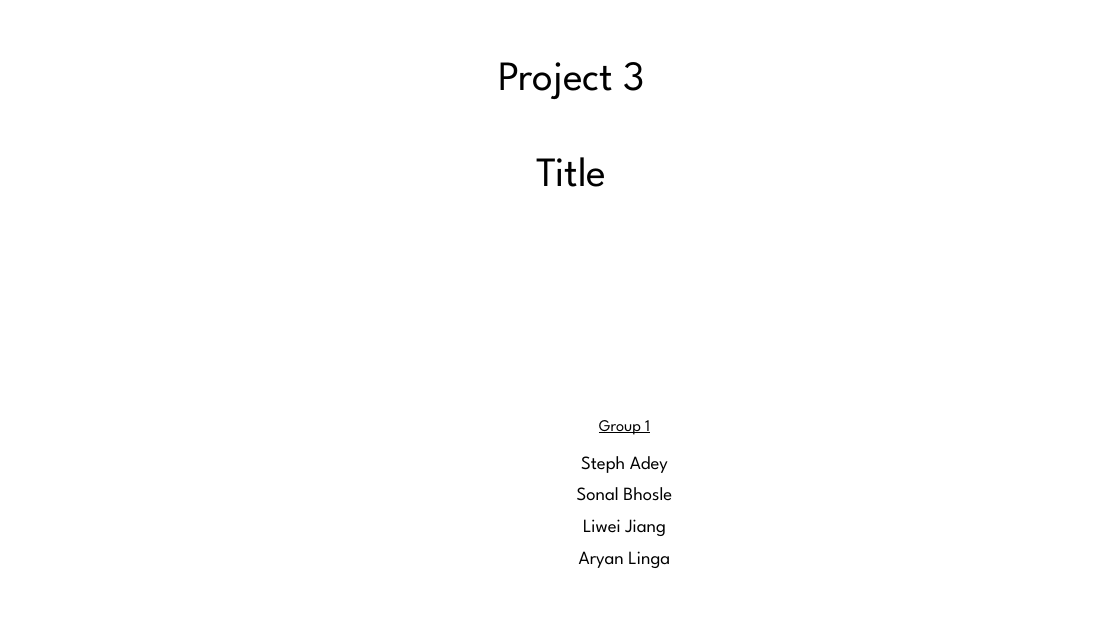
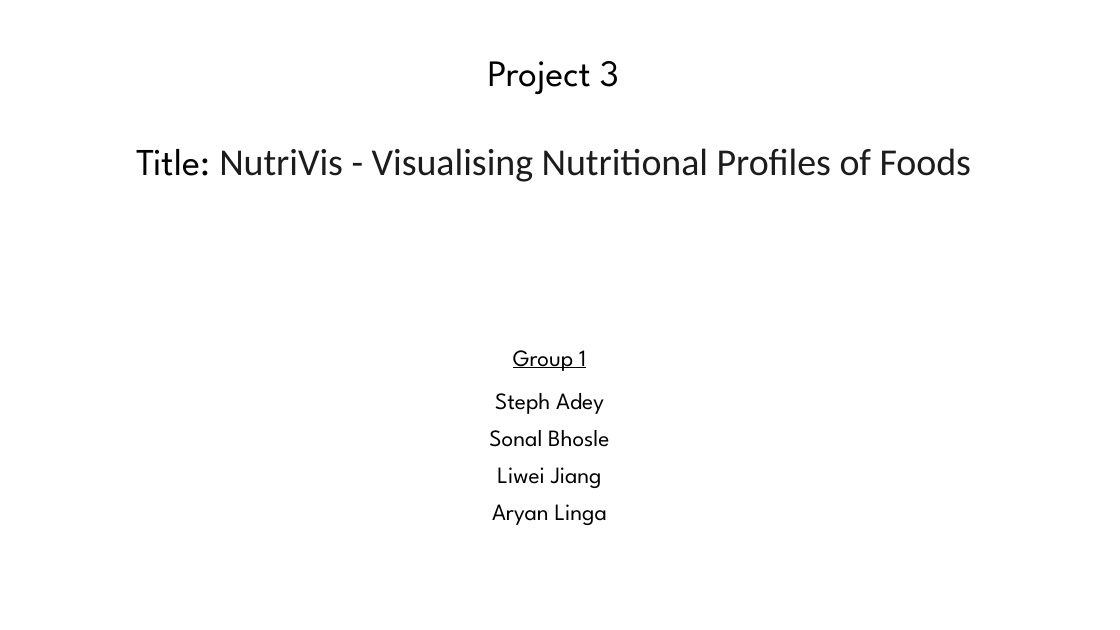
Before and after one commit to SonalBhosle23/Project-3-Group-1, a slide deck: slide 1 of Presentation_Project3_Group1.pptx. Drawn at 1120x630 pixels with LibreOffice and Linux fonts; fonts in the diff are those of the drawing. Boxes give left, top, right and bottom in pixels: in the first picture for what was removed or moved away, otherwise in the second. Text is boxed around its words. In the diff, an @@ line names an element or a change of style, - is before the commit and + after.

```diff
--- a/Presentation_Project3_Group1.pptx
+++ b/Presentation_Project3_Group1.pptx
@@ subtitle "Project 3": place and size @@
-subtitle "Project 3" at <box>498,62,645,187</box>
+subtitle "Project 3" at <box>136,61,971,182</box>
@@ subtitle at <box>488,61,619,94</box>: size 35.6 to 31.9 pt in "Project 3" @@
@@ subtitle at <box>136,148,971,182</box>: text changed; size 35.6 to 32.5 pt; font League Spartan to Calibri; text colour #000000 to #1D1C1D @@
-Title
+Title: NutriVis - Visualising Nutritional Profiles of Foods
@@ text "Group 1": place and size @@
-text "Group 1" at <box>577,420,672,568</box>
+text "Group 1" at <box>489,350,609,525</box>
@@ text "Group 1" at <box>489,350,609,525</box>: size 14 to 20 pt in "Group 1"; size 16 to 20 pt in "Steph Adey", "Sonal Bhosle", "Liwei Jiang", "Aryan Linga" @@
```
Also in this commit, not shown: 6 slides added, 1 slide removed, 10 other files.
